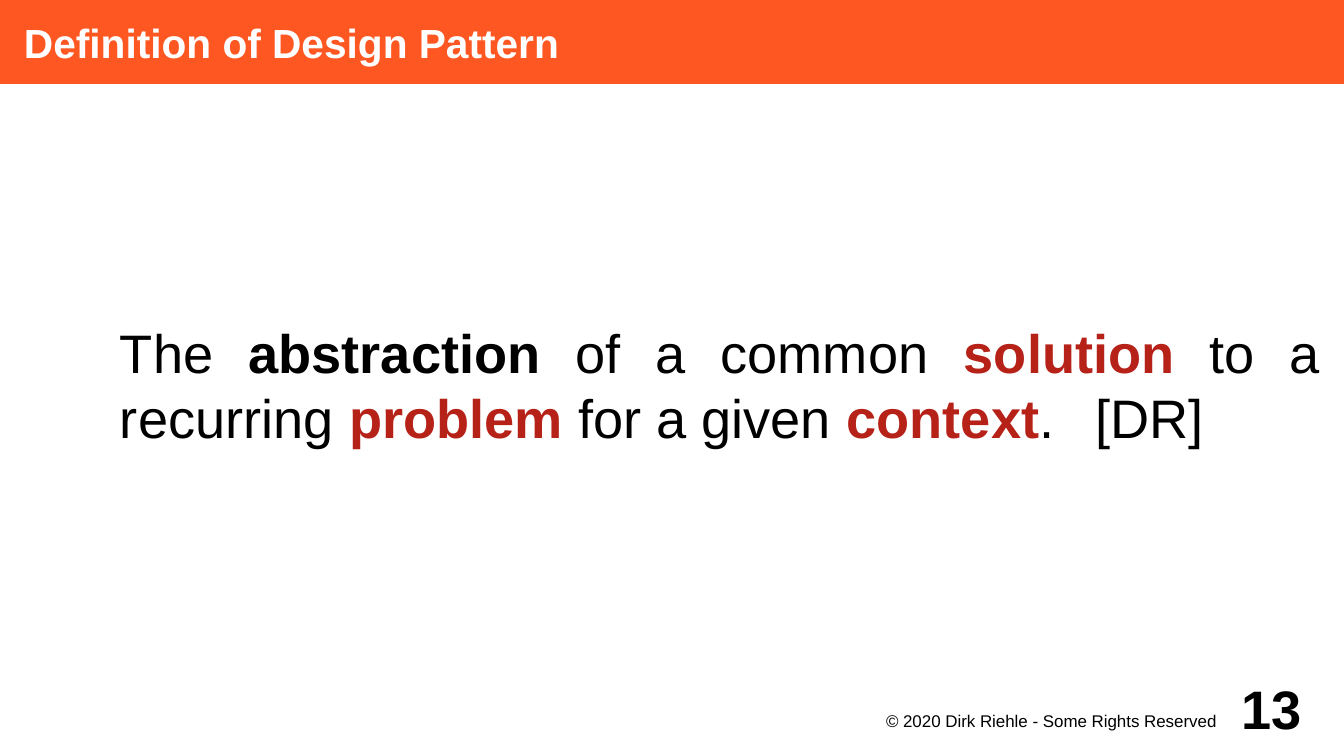
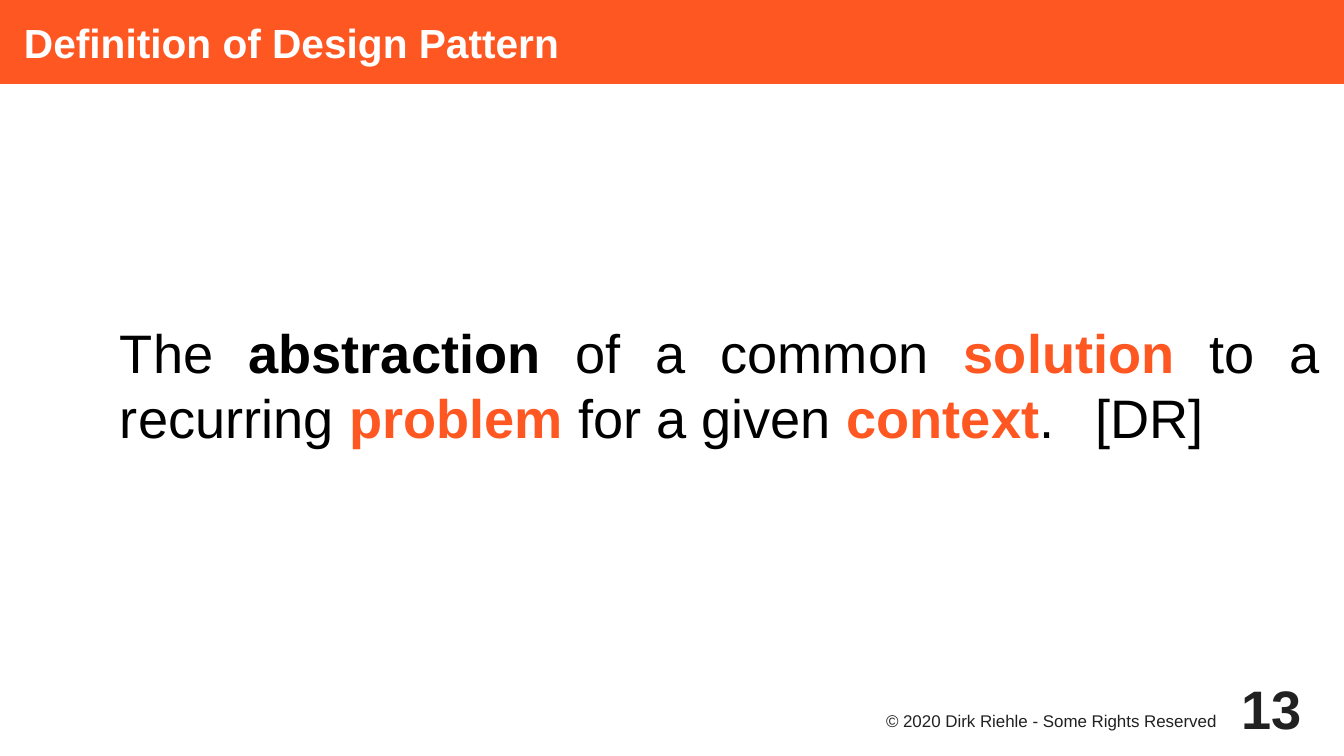
Before and after one commit to dirkriehle/adap-course, a slide deck: slide 13 of Lecture Slides/ADAP C08 - Design Patterns.odp. Drawn at 1344x756 pixels with LibreOffice and Linux fonts; fonts in the diff are those of the drawing. Boxes give left, top, right and bottom in pixels: in the first picture for what was removed or moved away, otherwise in the second. Text is boxed around its words. In the diff, an @@ line names an element or a change of style, - is before the commit and + after.

```diff
--- a/Lecture Slides/ADAP C08 - Design Patterns.odp
+++ b/Lecture Slides/ADAP C08 - Design Patterns.odp
@@ subtitle "The abstraction of a common ..." at (x1=120, y1=333, x2=1320, y2=447): text colour #B62118 to #FF5722 in "solution problem context." @@
@@ page number at (x1=1242, y1=691, x2=1302, y2=730): text colour #000000 to #212121 @@
@@ text "© 2020 Dirk Riehle - ..." at (x1=903, y1=714, x2=1216, y2=731): text colour #000000 to #212121 @@
```
Also in this commit, not shown: 36 other slides changed, 3 other files.
